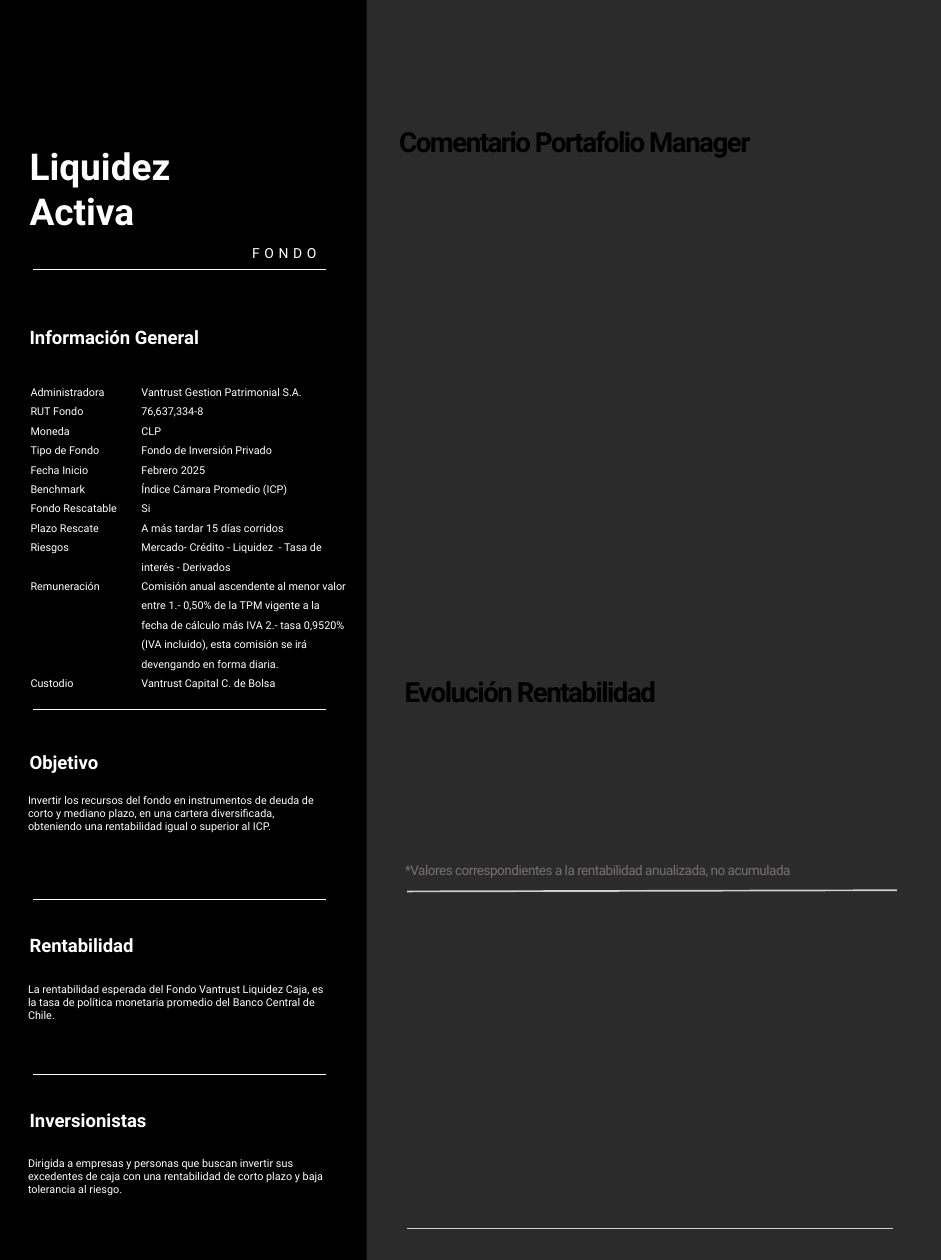
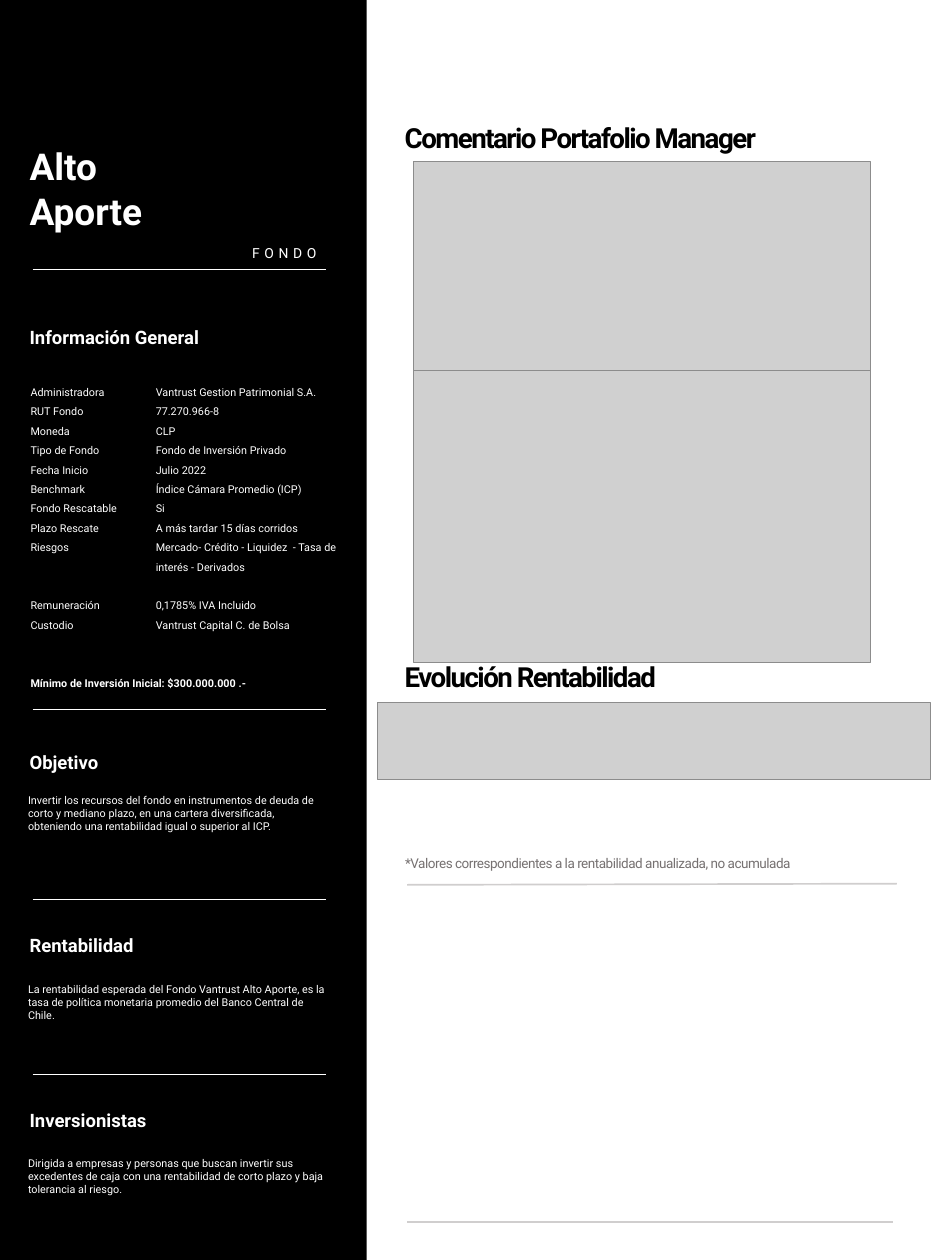
Before and after one commit to mivelascor/fondos-financieros, a slide deck: slide 1 of scripts/templates/folleto_template_clean.pptx. Drawn at 941x1260 pixels with LibreOffice and Linux fonts; fonts in the diff are those of the drawing; grey boxes stand for pictures; background and template pictures are left out; a plain dark background stands for a picture behind light text. Boxes give left, top, right and bottom in pixels: in the first picture for what was removed or moved away, otherwise in the second. Text is boxed around its words. In the diff, an @@ line names an element or a change of style, - is before the commit and + after.

```diff
--- a/scripts/templates/folleto_template_clean.pptx
+++ b/scripts/templates/folleto_template_clean.pptx
@@ background picture (left out) to #FFFFFF @@
@@ text "Comentario Portafolio Manager": place and size @@
-text "Comentario Portafolio Manager" at (399, 131, 750, 157)
+text "Comentario Portafolio Manager" at (405, 127, 756, 154)
@@ text at (30, 152, 143, 233): text changed @@
-Liquidez
-Activa
+Alto
+Aporte
@@ picture added at (413, 162, 871, 382) @@
@@ text "Vantrust Gestion Patrimonial S.A. 77.270.966-8": place and size @@
-text "Vantrust Gestion Patrimonial S.A. 77.270.966-8" at (141, 388, 345, 689)
+text "Vantrust Gestion Patrimonial S.A. 77.270.966-8" at (156, 388, 336, 631)
@@ text at (156, 388, 316, 415): text changed @@
-Vantrust Gestion Patrimonial S.A. 76,637,334-8
+Vantrust Gestion Patrimonial S.A. 77.270.966-8
@@ picture added at (414, 371, 870, 663) @@
@@ text at (156, 466, 206, 474): text changed @@
-Febrero 2025
+Julio 2022
@@ text at (156, 601, 256, 611): text changed @@
-Comisión anual ascendente al menor valor entre 1.- 0,50% de la TPM vigente a la fecha de cálculo más IVA 2.- tasa 0,9520% (IVA incluido), esta comisión se irá devengando en forma diaria.
+0,1785% IVA Incluido
@@ text "Evolución Rentabilidad" rewrapped from (405, 682, 656, 702) to (405, 661, 656, 688) @@
@@ text at (31, 678, 235, 688): paragraph added @@
+Mínimo de Inversión Inicial: $300.000.000 .-
@@ picture added at (377, 703, 930, 780) @@
@@ 2 lines, 1 text: place and size @@
-2 lines, 1 text at (405, 865, 897, 1229)
+2 lines, 1 text at (405, 858, 897, 1223)
@@ text at (28, 985, 324, 1019): text changed @@
-La rentabilidad esperada del Fondo Vantrust Liquidez Caja, es la tasa de política monetaria promedio del Banco Central de Chile.
+La rentabilidad esperada del Fondo Vantrust Alto Aporte, es la tasa de política monetaria promedio del Banco Central de Chile.
```
Also in this commit, not shown: 1 other slide changed.
